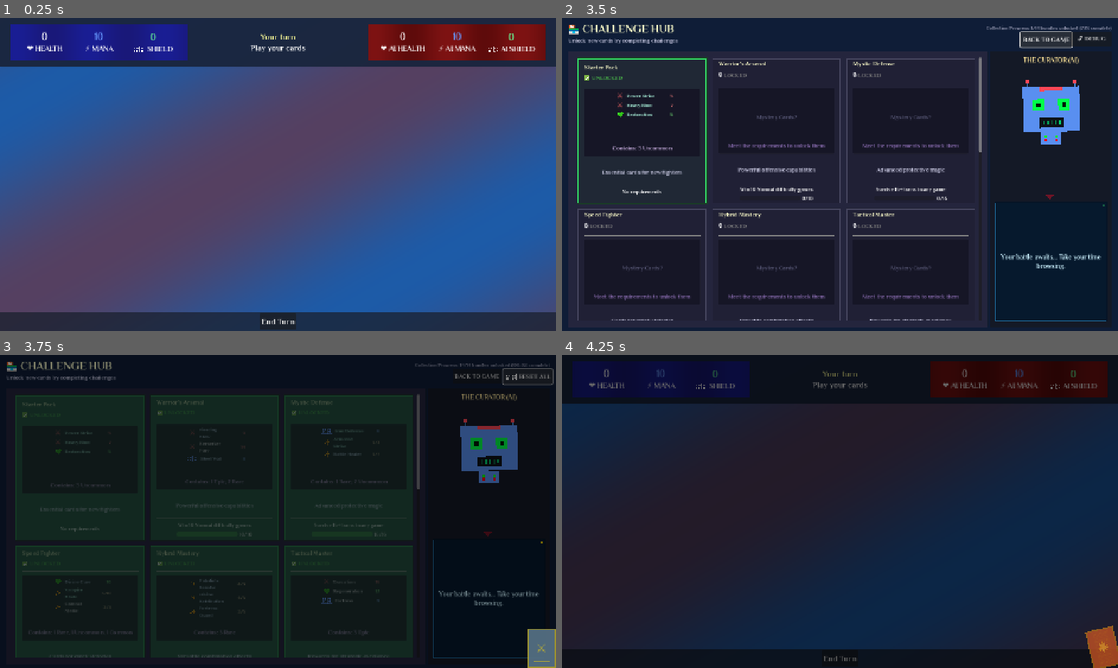
Above: before the commit, frames 1-4 (two rows, left to right).
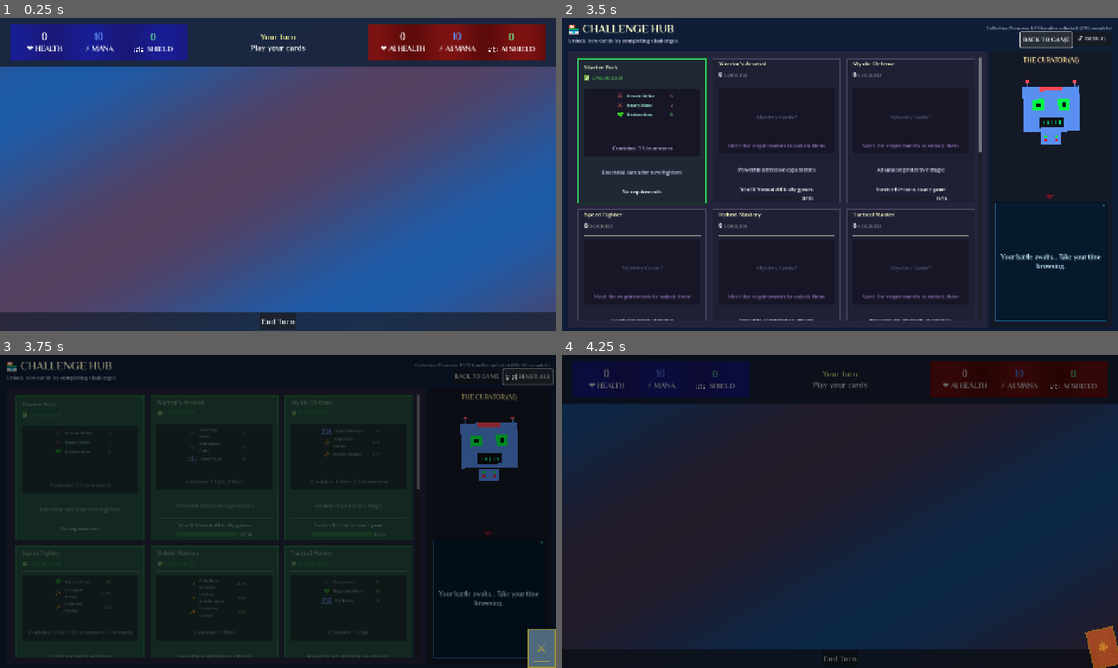
Above: after the commit, the same moments.

Repository: lextrack/Card-Vault-Keeper-Arena
Game: Godot game, scene res://scenes/Main.tscn
Two runs of this game, one before a commit and one after it. Both use one fixed random seed, a clock stepped at 60 frames per second and the inputs below. This scene is started directly instead of the project's main scene. Video files are missing from this copy of the repository; at most half a second of black plays in their place. Sound files missing from this copy of the repository are replaced by a short silence.
Inputs (mouse positions are in pixels of both pictures, inside the frame that each line leads up to):
- Up to frame 1 (0.25 s): no input
- Up to frame 2 (3.5 s): click "End Turn" at 0.5 s; tap Enter (game_select) at 1.25 s; move the mouse to (612, 187) at 1.27 s; hold Right (ui_right) 1.28-2.03 s; hold C (ChallengeHub_access) 1.28-2.03 s; click (612, 187) at 1.42 s; move the mouse to (656, 187) at 2.02 s; hold Escape (game_back) 2.03-2.75 s; tap Space (end_turn_specific) at 2.1 s; click (656, 187) at 2.17 s; click "BACK TO GAME" at 2.75 s
- Up to frame 3 (3.75 s): click "🔓 DEBUG" at 3.5 s
- Up to frame 4 (4.25 s): no input

Frames 1-2 are identical in both runs. In frame 3, 0.5% of the frame differs, in the area x 82-98%, y 19-61%; in frame 4, nothing differs.
Error in both runs: Invalid access to property or key 'turn_number' on a base object of type 'Nil'. (res://scripts/Main.gd:473)

Commit message:
Fix speed_win_hard's bundle logic

Diff:
--- a/scripts/Main.gd
+++ b/scripts/Main.gd
@@ -812,7 +812,7 @@
 		if damage_taken == 0:
 			UnlockManagers.track_progress("perfect_victory", 1, extra_data)
 
-		if difficulty == "hard" and game_time <= 120:
+		if difficulty == "hard" and game_time <= 480:
 			UnlockManagers.track_progress("speed_win_hard", 1, extra_data)
 
 	UnlockManagers.track_progress("game_ended", 1, extra_data)
--- a/scripts/UnlockManager.gd
+++ b/scripts/UnlockManager.gd
@@ -13,14 +13,12 @@
 	"starter_pack": {
 		"name": "Starter Pack",
 		"description": "Essential cards for new fighters",
-
 		"requirement_type": "free",
 		"requirement_value": 0,
 		"cards": ["Power Strike", "Heavy Blow", "Restoration"],
 		"rarity_info": "3 Uncommon",
 		"unlocked_by_default": true
 	},
-
 	"warrior_arsenal": {
 		"name": "Warrior's Arsenal",
 		"description": "Powerful offensive capabilities",
@@ -30,7 +28,6 @@
 		"cards": ["Piercing Blow", "Berserker Fury", "Steel Wall"],
 		"rarity_info": "1 Rare Attack, 1 Epic Attack, 1 Rare Shield"
 	},
-
 	"mystic_defense": {
 		"name": "Mystic Defense",
 		"description": "Advanced protective magic",
@@ -40,17 +37,15 @@
 		"cards": ["Iron Defense", "Armored Strike", "Battle Healer"],
 		"rarity_info": "1 Uncommon Shield, 1 Uncommon Hybrid, 1 Rare Hybrid"
 	},
-
 	"speed_runner": {
 		"name": "Speed Fighter",
 		"description": "Cards for quick victories",
 		"requirement_text": "Win a Hard game in under 8 minutes",
 		"requirement_type": "speed_win_hard",
-		"requirement_value": 480,
+		"requirement_value": 1,
 		"cards": ["Divine Cure", "Vampire Blade", "Combat Medic"],
 		"rarity_info": "1 Rare, 1 Uncommon, 1 Common"
 	},
-
 	"hybrid_mastery": {
 		"name": "Hybrid Mastery",
 		"description": "Versatile combination effects",
@@ -60,7 +55,6 @@
 		"cards": ["Paladin's Resolve", "Divine Retribution", "Fortress Guard"],
 		"rarity_info": "3 Rare Hybrid"
 	},
-
 	"tactical_master": {
 		"name": "Tactical Master",
 		"description": "Rewards for strategic excellence",
@@ -70,7 +64,6 @@
 		"cards": ["Execution", "Regeneration", "Fortress"],
 		"rarity_info": "3 Epic"
 	},
-
 	"endurance_fighter": {
 		"name": "Endurance Fighter",
 		"description": "Built for long battles",
@@ -80,7 +73,6 @@
 		"cards": ["Divine Champion", "Sacred Guardian"],
 		"rarity_info": "2 Epic"
 	},
-
 	"learning_fighter": {
 		"name": "Learning Fighter",
 		"description": "For those who persist through trial and error",
@@ -90,7 +82,6 @@
 		"cards": ["Sharp Sword", "Potion", "Basic Shield"],
 		"rarity_info": "3 Uncommon"
 	},
-
 	"survivor_champion": {
 		"name": "Survivor Champion",
 		"description": "Victory through resilience and determination",
@@ -109,7 +100,6 @@
 		"cards": ["War Axe", "Fierce Attack", "Devastating Blow"],
 		"rarity_info": "2 Uncommon, 1 Epic"
 	},
-
 	"fortress_defender": {
 		"name": "Fortress Defender",
 		"description": "Ultimate protection and tactical strikes",
@@ -119,7 +109,6 @@
 		"cards": ["Shield", "Reinforced Shield", "Shield Bash"],
 		"rarity_info": "2 Uncommon, 1 Rare"
 	},
-
 	"cards_tester": {
 		"name": "Cards tester",
 		"description": "No card moves away from you",
@@ -129,17 +118,15 @@
 		"cards": ["Healing", "Annihilation"],
 		"rarity_info": "1 Uncommon, 1 Epic"
 	},
-
 	"damage_dealer": {
 		"name": "Damage Dealer",
 		"description": "Specialized in pure offensive power",
 		"requirement_text": "Deal 60+ damage in a single game",
 		"requirement_type": "single_game_damage",
-		"requirement_value": 60,
+		"requirement_value": 1,
 		"cards": ["Deep Cut", "Warrior Saint"],
 		"rarity_info": "1 Epic, 1 Rare"
 	},
-
 	"shield_master": {
 		"name": "Shield Master",
 		"description": "Defensive specialist who knows when to protect",
@@ -197,7 +184,6 @@
 
 func get_available_cards() -> Array[String]:
 	var available: Array[String] = []
-
 	available.append_array(_starter_cards)
 
 	for bundle_id in unlocked_bundles:
@@ -206,7 +192,14 @@
 			for card in bundle_cards:
 				available.append(card as String)
 
-	return available
+	var unique_cards: Array[String] = []
+	var seen: Dictionary = {}
+	for card in available:
+		if not seen.has(card):
+			seen[card] = true
+			unique_cards.append(card)
+
+	return unique_cards
 
 func is_card_available(card_name: String) -> bool:
 	return card_name in get_available_cards()
@@ -235,63 +228,33 @@
 	return all_bundles
 
 func can_unlock_bundle(bundle_id: String) -> bool:
-	if is_bundle_unlocked(bundle_id):
-		return false
-
-	if not bundles.has(bundle_id):
+	if is_bundle_unlocked(bundle_id) or not bundles.has(bundle_id):
 		return false
 
 	var bundle = bundles[bundle_id]
 	var current_progress = bundle_progress.get(bundle_id, 0)
 
-	match bundle.requirement_type:
-		"free":
-			return true
-		"all_bundles":
-			var unlocked_count = 0
-			for other_id in bundles.keys():
-				if other_id != bundle_id and other_id != "starter_pack" and is_bundle_unlocked(other_id):
-					unlocked_count += 1
-			return unlocked_count >= bundle.requirement_value
-		_:
-			return current_progress >= bundle.requirement_value
-
-func unlock_bundle(bundle_id: String, should_save: bool = true) -> Array[String]:
-	if is_bundle_unlocked(bundle_id):
+	return current_progress >= bundle.requirement_value
+
+func unlock_bundle(bundle_id: String, emit_signals: bool = true) -> Array:
+	if is_bundle_unlocked(bundle_id) or not bundles.has(bundle_id):
 		return []
 
-	if not can_unlock_bundle(bundle_id):
-		return []
+	var bundle = bundles[bundle_id]
+	var cards = bundle.cards
+
+	if emit_signals:
+		for card in cards:
+			card_unlocked.emit(card)
+		bundle_unlocked.emit(bundle_id, cards)
 
 	unlocked_bundles.append(bundle_id)
-	var new_cards: Array[String] = []
-
-	var bundle_cards = bundles[bundle_id].cards
-	for card in bundle_cards:
-		new_cards.append(card as String)
-
-	if should_save:
-		save_progress()
-
-	bundle_unlocked.emit(bundle_id, new_cards)
-
-	for card_name in new_cards:
-		card_unlocked.emit(card_name)
-
-	_check_cascade_unlocks()
-
-	return new_cards
-
-func _check_cascade_unlocks():
-	for bundle_id in bundles.keys():
-		if not is_bundle_unlocked(bundle_id) and can_unlock_bundle(bundle_id):
-			var bundle = bundles[bundle_id]
-			if bundle.requirement_type == "all_bundles":
-				unlock_bundle(bundle_id)
-
-func track_progress(progress_type: String, value: int = 1, extra_data: Dictionary = {}):
+	bundle_progress[bundle_id] = bundle.requirement_value
+	return cards
+
+func track_progress(progress_type: String, value: int, extra_data: Dictionary = {}):
 	var progress_made = false
-	var bundles_to_unlock = []
+	var bundles_to_unlock: Array[String] = []
 
 	for bundle_id in bundles.keys():
 		if is_bundle_unlocked(bundle_id):
@@ -299,15 +262,15 @@
 
 		var bundle = bundles[bundle_id]
 		var old_progress = bundle_progress.get(bundle_id, 0)
-		var new_progress = _calculate_progress(bundle, progress_type, value, extra_data, old_progress)
+		var new_progress = max(0, _calculate_progress(bundle, progress_type, value, extra_data, old_progress))
 
 		if new_progress != old_progress:
 			bundle_progress[bundle_id] = new_progress
 			progress_made = true
 			progress_updated.emit(bundle_id, new_progress, bundle.requirement_value)
 
-			if can_unlock_bundle(bundle_id):
-				bundles_to_unlock.append(bundle_id)
+		if new_progress >= bundle.requirement_value:
+			bundles_to_unlock.append(bundle_id)
 
 	for bundle_id in bundles_to_unlock:
 		unlock_bundle(bundle_id)
@@ -316,83 +279,68 @@
 		save_progress()
 
 func _calculate_progress(bundle: Dictionary, progress_type: String, value: int, extra_data: Dictionary, old_progress: int) -> int:
+	if value < 0:
+		return old_progress
+
 	match bundle.requirement_type:
+		"free":
+			return bundle.requirement_value
 		"wins_normal":
-			if progress_type == "game_won" and extra_data.get("difficulty") == "normal":
-				return min(old_progress + value, bundle.requirement_value)
-
+			if progress_type == "game_won" and extra_data.get("difficulty", "") == "normal":
+				return min(old_progress + value, bundle.requirement_value)
 		"wins_hard":
-			if progress_type == "game_won" and extra_data.get("difficulty") == "hard":
-				return min(old_progress + value, bundle.requirement_value)
-
+			if progress_type == "game_won" and extra_data.get("difficulty", "") == "hard":
+				return min(old_progress + value, bundle.requirement_value)
 		"wins_expert":
-			if progress_type == "game_won" and extra_data.get("difficulty") == "expert":
-				return min(old_progress + value, bundle.requirement_value)
-
+			if progress_type == "game_won" and extra_data.get("difficulty", "") == "expert":
+				return min(old_progress + value, bundle.requirement_value)
 		"survive_turns":
 			if progress_type == "game_ended":
 				var turns = extra_data.get("turns", 0)
 				if turns >= bundle.requirement_value:
 					return bundle.requirement_value
-
+				return old_progress
 		"speed_win_hard":
-			if progress_type == "game_won" and extra_data.get("difficulty") == "hard":
+			if progress_type == "game_won" and extra_data.get("difficulty", "") == "hard":
 				var game_time = extra_data.get("time", 999)
-				if game_time <= bundle.requirement_value:
+				if game_time <= 480:
 					return bundle.requirement_value
-
+				return old_progress
 		"hybrid_cards_played":
-			if progress_type == "card_played" and extra_data.get("card_type") == "hybrid":
-				return min(old_progress + value, bundle.requirement_value)
-
+			if progress_type == "card_played" and extra_data.get("card_type", "") == "hybrid":
+				return min(old_progress + value, bundle.requirement_value)
 		"high_hp_victories":
-			if progress_type == "game_won":
-				var final_hp = extra_data.get("final_hp", 0)
-				if final_hp >= 15:
-					return min(old_progress + 1, bundle.requirement_value)
-
+			if progress_type == "game_won" and extra_data.get("final_hp", 0) >= 15:
+				return min(old_progress + 1, bundle.requirement_value)
 		"games_completed":
 			if progress_type == "game_ended":
 				return min(old_progress + 1, bundle.requirement_value)
-
 		"low_hp_recoveries":
-			if progress_type == "game_won":
-				var was_low_hp = extra_data.get("was_at_low_hp", false)
-				if was_low_hp:
-					return min(old_progress + 1, bundle.requirement_value)
-
+			if progress_type == "game_won" and extra_data.get("was_at_low_hp", false):
+				return min(old_progress + 1, bundle.requirement_value)
 		"total_wins":
 			if progress_type == "game_won":
 				return min(old_progress + 1, bundle.requirement_value)
-
 		"total_damage_dealt":
 			if progress_type == "damage_dealt":
 				return min(old_progress + value, bundle.requirement_value)
-
 		"total_damage_blocked":
 			if progress_type == "damage_blocked":
 				return min(old_progress + value, bundle.requirement_value)
-
 		"total_cards_played":
 			if progress_type == "card_played":
 				return min(old_progress + value, bundle.requirement_value)
-
 		"single_game_damage":
 			if progress_type == "game_ended":
 				var total_damage = extra_data.get("total_damage_this_game", 0)
 				if total_damage >= bundle.requirement_value:
 					return bundle.requirement_value
-
+				return old_progress
 		"shield_cards_played":
 			if progress_type == "card_played":
 				var card_type = extra_data.get("card_type", "")
-				if card_type == "shield":
+				if card_type == "shield" or (card_type == "hybrid" and extra_data.get("shield_value", 0) > 0):
 					return min(old_progress + value, bundle.requirement_value)
-				elif card_type == "hybrid":
-					var shield_value = extra_data.get("shield_value", 0)
-					if shield_value > 0:
-						return min(old_progress + value, bundle.requirement_value)
-
 	return old_progress
 
 func get_progress_text(bundle_id: String) -> String:
@@ -404,8 +352,7 @@
 
 	var bundle = bundles[bundle_id]
 	var current = bundle_progress.get(bundle_id, 0)
-	var required = bundle.requirement_value
-
+	var required = max(1, bundle.requirement_value)
 	var displayed_current = min(current, required)
 
 	match bundle.requirement_type:
@@ -414,26 +361,13 @@
 		"wins_normal", "wins_hard", "wins_expert":
 			return str(displayed_current) + "/" + str(required) + " wins"
 		"survive_turns":
-			if displayed_current >= required:
-				return "COMPLETED (" + str(required) + "+ turns)"
-			else:
-				return str(displayed_current) + "/" + str(required) + " turns survived"
+			return str(displayed_current) + "/" + str(required) + " turns survived" if displayed_current < required else "COMPLETED (" + str(required) + "+ turns)"
 		"speed_win_hard":
-			if current >= required:
-				return "COMPLETED"
-			else:
-				return "0/1 speed wins"
+			return "0/1 speed wins" if displayed_current < required else "COMPLETED"
 		"hybrid_cards_played":
 			return str(displayed_current) + "/" + str(required) + " hybrid cards"
 		"high_hp_victories":
 			return str(displayed_current) + "/" + str(required) + " high HP wins"
-		"all_bundles":
-			var unlocked_count = 0
-			for other_id in bundles.keys():
-				if other_id != bundle_id and other_id != "starter_pack" and is_bundle_unlocked(other_id):
-					unlocked_count += 1
-			var displayed_unlocked = min(unlocked_count, required)
-			return str(displayed_unlocked) + "/" + str(required) + " bundles"
 		"games_completed":
 			return str(displayed_current) + "/" + str(required) + " games"
 		"low_hp_recoveries":
@@ -444,20 +378,13 @@
 			return str(displayed_current) + "/" + str(required) + " damage dealt"
 		"total_damage_blocked":
 			return str(displayed_current) + "/" + str(required) + " damage blocked"
-
 		"total_cards_played":
 			return str(displayed_current) + "/" + str(required) + " cards played"
-
 		"single_game_damage":
-			if current >= required:
-				return "COMPLETED"
-			else:
-				return "0/1 high damage games"
-
+			return "0/1 high damage games" if displayed_current < required else "COMPLETED"
 		"shield_cards_played":
 			return str(displayed_current) + "/" + str(required) + " shield cards"
-		_:
-			return str(displayed_current) + "/" + str(required)
+	return str(displayed_current) + "/" + str(required)
 
 func save_progress():
 	var save_data = {
@@ -490,9 +417,15 @@
 
 	if parse_result != OK:
 		push_error("Failed to parse unlock save JSON")
+		reset_all_progress()
 		return
 
 	var data = json.get_data()
+
+	if typeof(data) != TYPE_DICTIONARY:
+		push_error("Invalid unlock save data format")
+		reset_all_progress()
+		return
 
 	unlocked_bundles = data.get("unlocked_bundles", [])
 	bundle_progress = data.get("bundle_progress", {})
